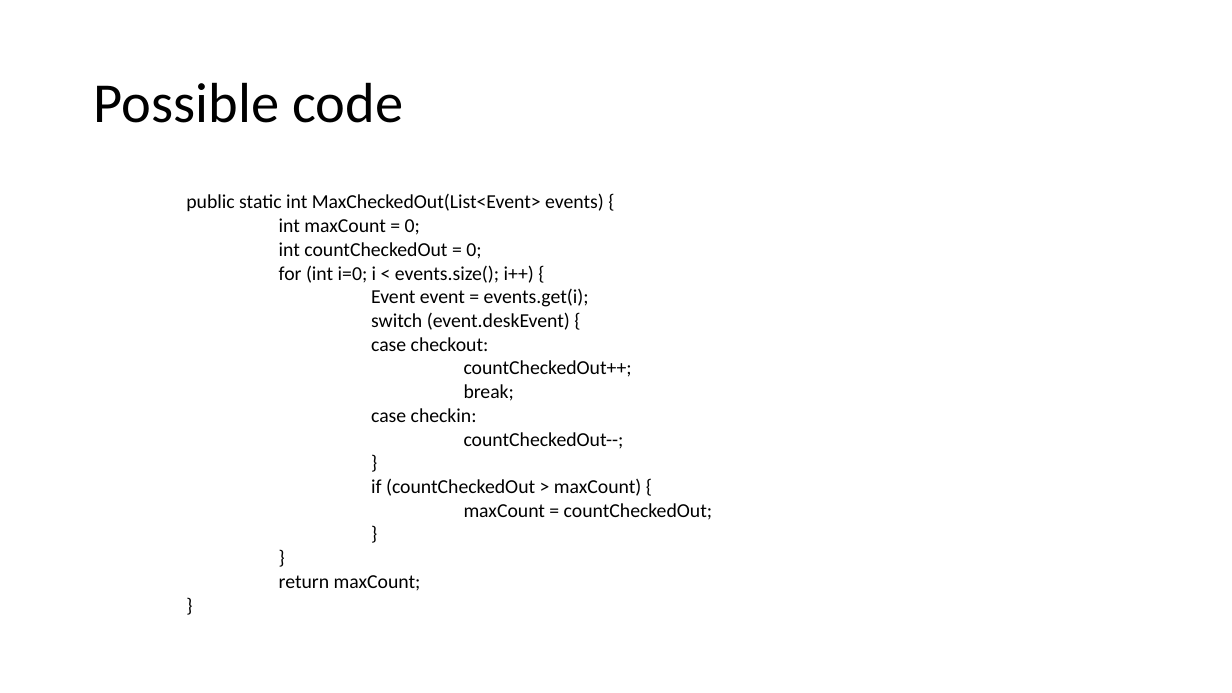
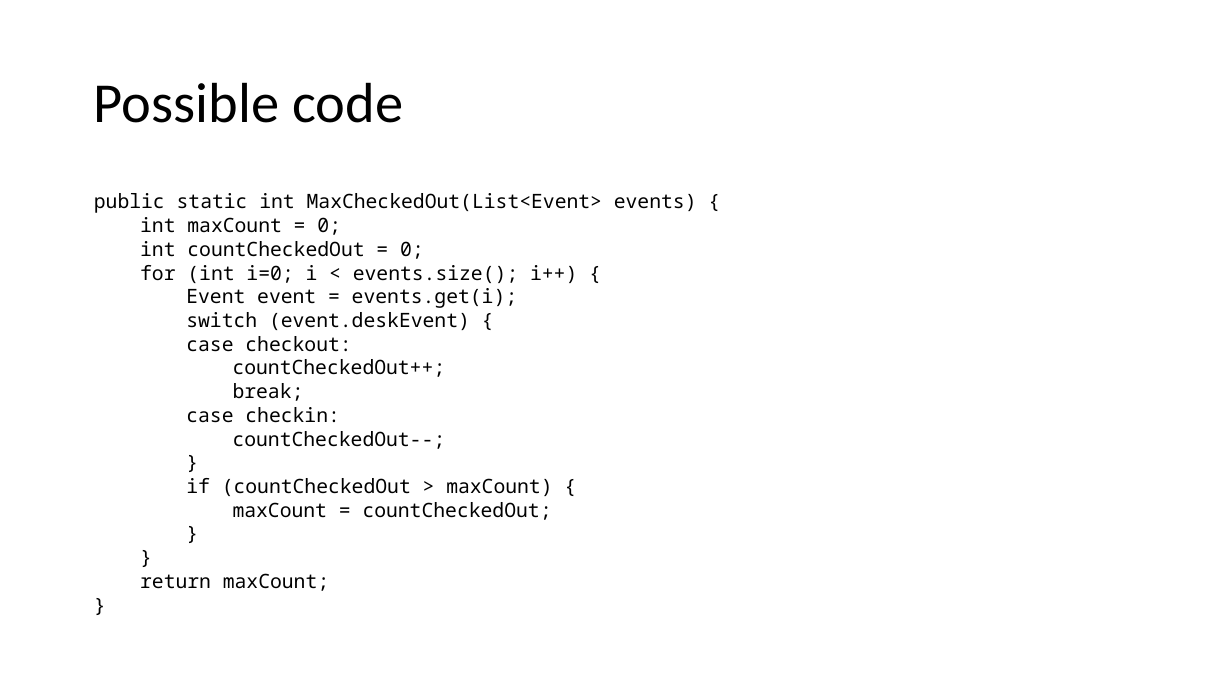
Before and after one commit to russpj/Library, a slide deck: slide 9 of The Library Problem.pptx. Drawn at 1232x693 pixels with LibreOffice and Linux fonts; fonts in the diff are those of the drawing. Boxes give left, top, right and bottom in pixels: in the first picture for what was removed or moved away, otherwise in the second. Text is boxed around its words. In the diff, an @@ line names an element or a change of style, - is before the commit and + after.

```diff
--- a/The Library Problem.pptx
+++ b/The Library Problem.pptx
@@ text "public static int MaxCheckedOut(List<Event> events) ..." at (94,193,697,591): font Calibri to Noto Sans Mono @@
```
Also in this commit, not shown: 2 slides added.
